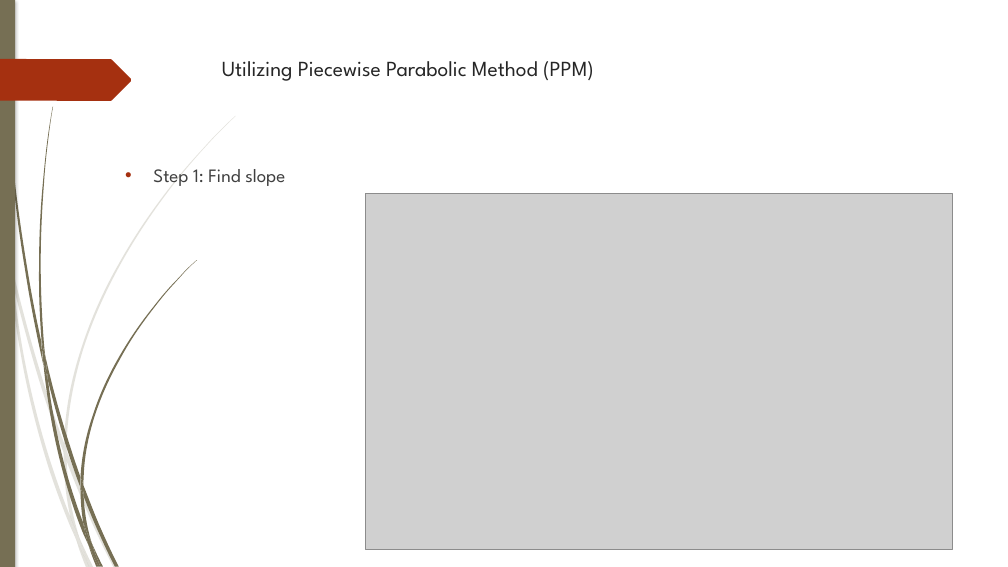
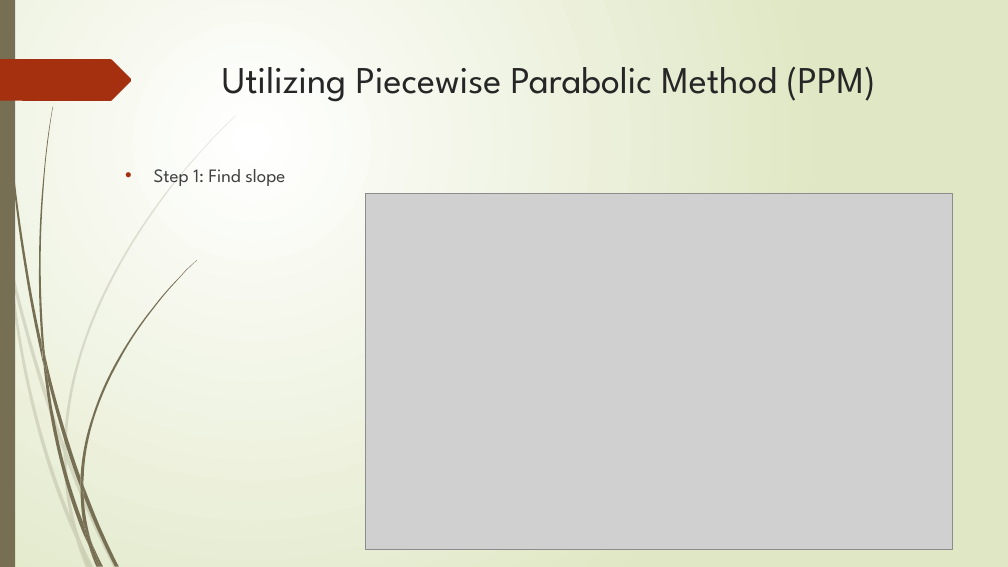
Before and after one commit to TsunSungKuo/ComputAstroPhys_GroupReport, a slide deck: slide 14 of ca_team_project.pptx. Drawn at 1008x567 pixels with LibreOffice and Linux fonts; fonts in the diff are those of the drawing; grey boxes stand for pictures. Boxes give left, top, right and bottom in pixels: in the first picture for what was removed or moved away, otherwise in the second. Text is boxed around its words. In the diff, an @@ line names an element or a change of style, - is before the commit and + after.

```diff
--- a/ca_team_project.pptx
+++ b/ca_team_project.pptx
@@ background #FFFFFF to gradient #FFFFFF to #DFE8C4 @@
@@ rectangle at (x1=0, y1=0, x2=15, y2=567): shadow off @@
@@ outline redrawn in 13 elements at (x1=11, y1=261, x2=64, y2=453), (x1=67, y1=451, x2=117, y2=567), (x1=8, y1=265, x2=76, y2=540), (x1=64, y1=453, x2=79, y2=538), (x1=64, y1=116, x2=236, y2=451), (x1=70, y1=516, x2=90, y2=567), (x1=2, y1=0, x2=43, y2=364), (x1=83, y1=485, x2=119, y2=566), (x1=39, y1=107, x2=53, y2=357), (x1=80, y1=260, x2=197, y2=485), (x1=80, y1=488, x2=91, y2=544), (x1=80, y1=477, x2=83, y2=496), (x1=0, y1=59, x2=132, y2=101) @@
@@ title "Utilizing Piecewise Parabolic Method (PPM)" at (x1=222, y1=67, x2=875, y2=102): size 20.5 to 36 pt @@
@@ text "Step 1: Find slope" at (x1=154, y1=169, x2=285, y2=186): indent changed @@
```
Also in this commit, not shown: 33 other slides changed.
